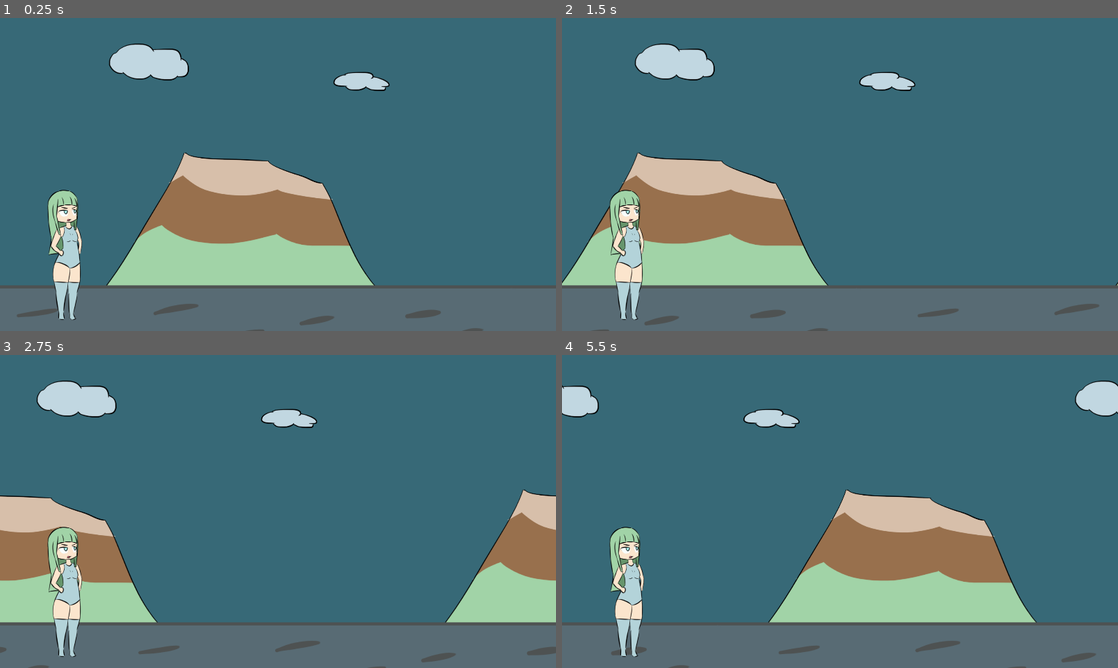
Above: before the commit, frames 1-4 (two rows, left to right).
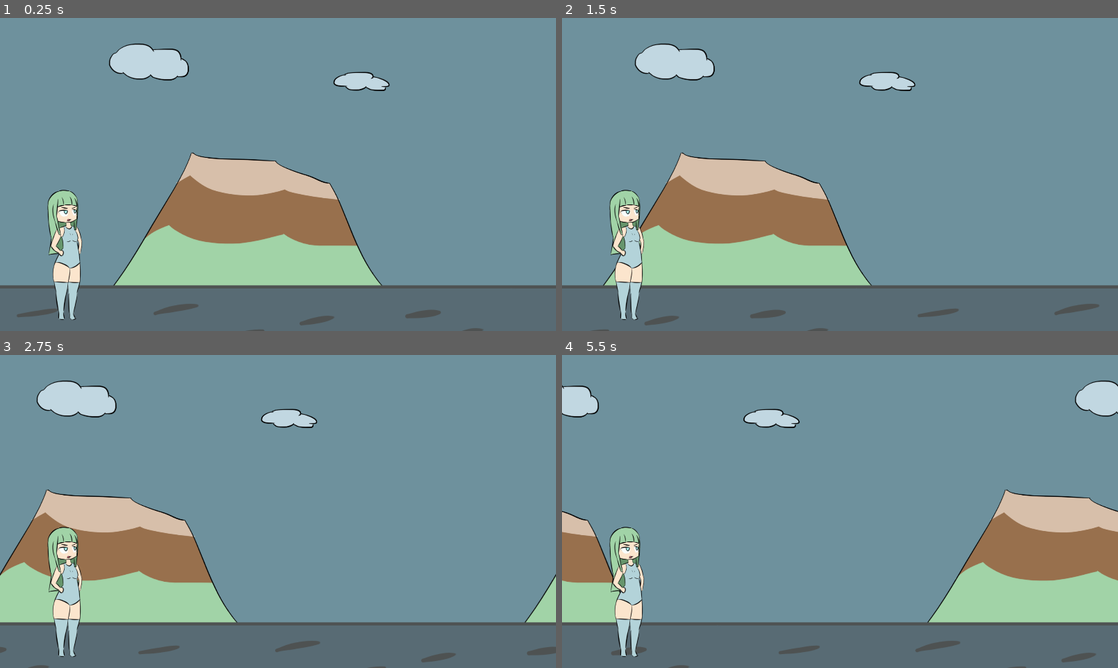
Above: after the commit, the same moments.

Repository: BeatMil/Animurun
Game: Godot game, scene res://Scenes/Forest.tscn
Same seed, same stepped clock (60 frames per second), same inputs: the game is played once before the commit and once after it.
Inputs:
- Up to frame 1 (0.25 s): no input
- Up to frame 2 (1.5 s): no input
- Up to frame 3 (2.75 s): no input
- Up to frame 4 (5.5 s): no input

The runs differ from the first frame. In frame 1, 69% of the frame differs, in the area x 0-100%, y 0-86%; in frame 2, 73%; in frame 3, 77%; in frame 4, 80%.

Commit message:
Add icon

Diff:
--- a/Scenes/Forest.tscn
+++ b/Scenes/Forest.tscn
@@ -25,7 +25,7 @@
 [node name="ParallaxLayer2" type="ParallaxLayer" parent="ParallaxBackground"]
 motion_mirroring = Vector2(1920, 0)
 script = ExtResource("2_q7ai5")
-SPEED = -300
+SPEED = -200
 
 [node name="Mountain" type="Sprite2D" parent="ParallaxBackground/ParallaxLayer2"]
 position = Vector2(926, 652)
--- a/project.godot
+++ b/project.godot
@@ -13,7 +13,7 @@
 config/name="animurun"
 run/main_scene="res://Scenes/Forest.tscn"
 config/features=PackedStringArray("4.0", "Forward Plus")
-config/icon="res://icon.svg"
+config/icon="res://Media/animu_run_icon.png"
 
 [autoload]
 
@@ -37,4 +37,4 @@
 
 [rendering]
 
-environment/defaults/default_clear_color=Color(0.215686, 0.411765, 0.466667, 1)
+environment/defaults/default_clear_color=Color(0.431373, 0.568627, 0.615686, 1)
